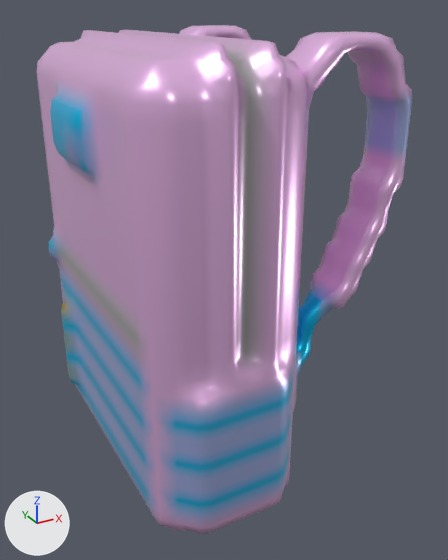
Before and after pictures for a commit that changed the glTF model glb/smooth/1001-2000/1030.glb.
One viewpoint serves both versions: a 50 mm lens placed at (-1.014, -2.031, 1.669), pointed at (0.055, -0.088, 0.697). The lights are fixed; the arrows at lower left show +X, +Y and +Z. Vertices at the same position are counted once.
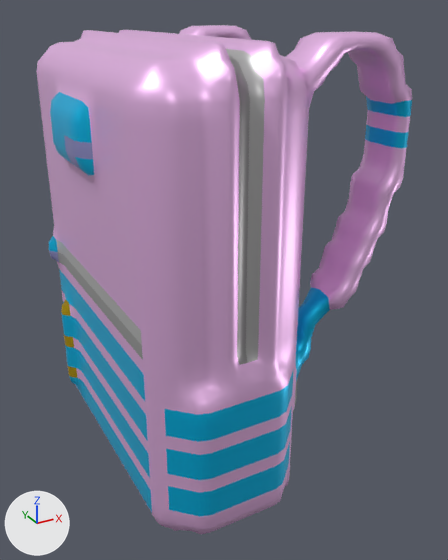
Patch to the scene script:
```diff
--- a/glb/smooth/1001-2000/1030.glb.py
+++ b/glb/smooth/1001-2000/1030.glb.py
@@ me_mesh_0 @@
 # used by ob_mesh_0; location = (0.0, 0.0, 0.0)
-me_mesh_0.from_pydata(...)  # 2072 vertices, 3990 faces; spans x -0.5..0.5, y -0.65..0.64, z 0.0..1.6
+me_mesh_0.from_pydata(...)  # 1985 vertices, 3778 faces; spans x -0.5..0.5, y -0.65..0.64, z 0.0..1.6
+# me_mesh_0 part 1
+# 97 vertices are removed from x -0.5..0.1, y -0.65..0.64, z 0.01..1.4
+# 382 faces are deleted
+# 2 vertices move from x -0.45, y -0.3..0.2, z 0.85 to x -0.45, y -0.3..0.2, z 0.8
+# 2 vertices are added at (-0.45, 0.35, 0.95), (0.1, -0.4, 0.15)
+# 8 new vertices lie (0.0, -0.05, 0.0) away from vertices in x -0.45..0.1, y -0.35..0.4, z 0.05..1.4
+# 170 new faces join them
+# me_mesh_0 part 2: 1276 kept faces spanning x -0.5..0.5, y -0.65..0.64, z 0.01..1.59 get new vertex colours
 me_mesh_0.materials.append(mat_material_0)
```

Where the change shows, as pixel boxes (x1, y1, x2, y2) in the pictures (448 x 560 px):
part 1 of me_mesh_0, cut back
    both: (41, 87, 292, 517)
part 2 of me_mesh_0, recoloured
    both: (48, 30, 412, 528)
